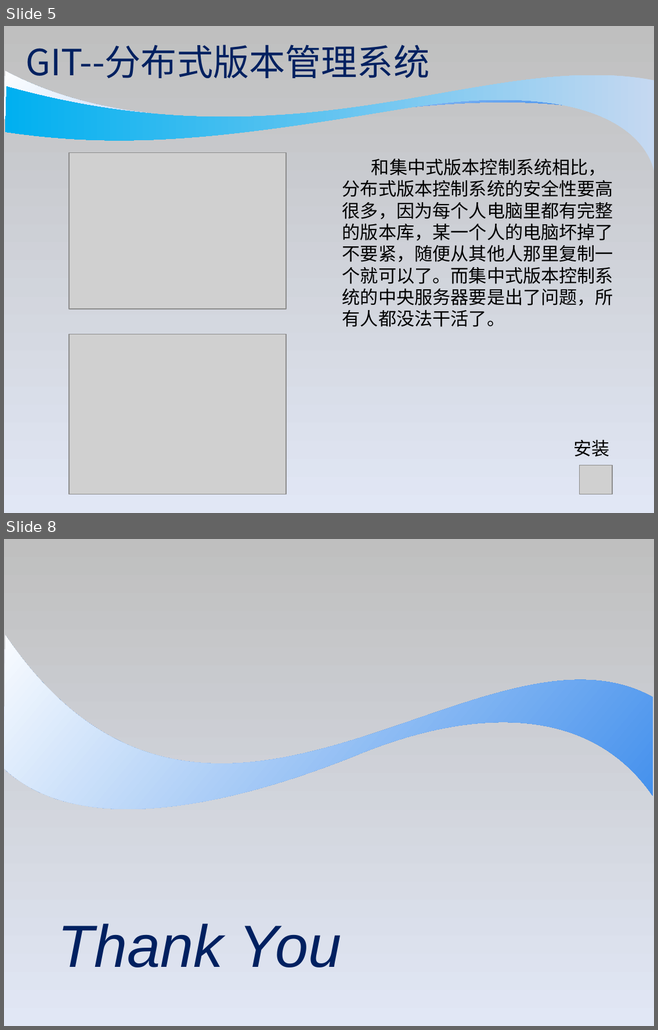
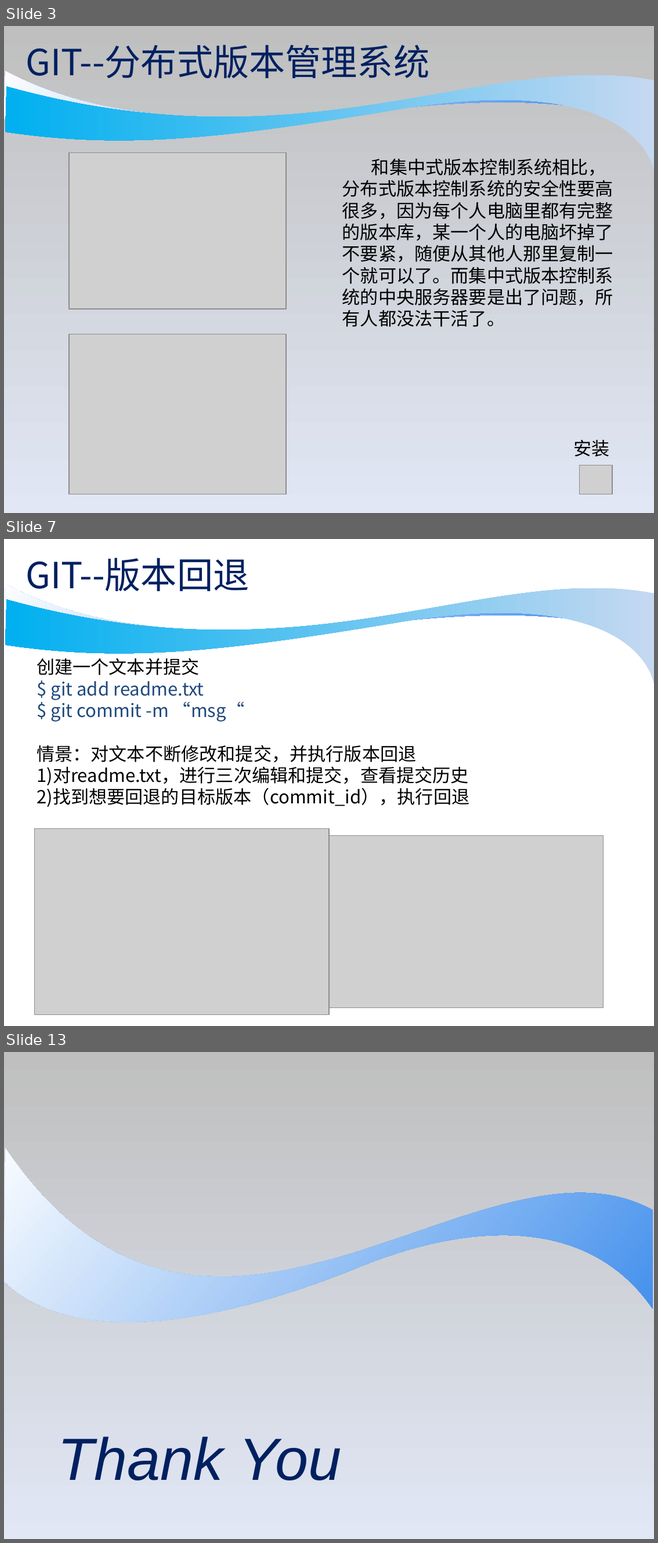
Before and after one commit to wobushixianyu/GitSkillSharing, a slide deck: git_skill_sharing.ppt. Shown one above the other, each under a label of ours: slides 5 and 8 before the commit, slides 3, 7 and 13 after it; the slides between them are not shown. The pictures are 658x1030 and 658x1543 pixels, drawn with LibreOffice and Linux fonts; fonts in the diff are those of the drawing; grey boxes stand for pictures; background and template pictures are left out. Boxes give left, top, right and bottom in pixels: in the first picture for what was removed or moved away, otherwise in the second. Text is boxed around its words. In the diff, an @@ line names an element or a change of style, - is before the commit and + after.

```diff
--- a/git_skill_sharing.ppt
+++ b/git_skill_sharing.ppt
@@ slide 7 added at bbox=[4, 539, 654, 1026], background #FFFFFF; not listed: 2 template elements that a slide beside it also shows @@
@@ title added at bbox=[25, 558, 249, 597], 40 pt, text #002060 @@
+GIT--版本回退
@@ text added at bbox=[36, 658, 469, 807], 20 pt, text #000000 @@
+创建一个文本并提交
+$ git add readme.txt
+$ git commit -m “msg“
+情景：对文本不断修改和提交，并执行版本回退
+1)对readme.txt，进行三次编辑和提交，查看提交历史
+2)找到想要回退的目标版本（commit_id），执行回退
@@ picture added at bbox=[35, 829, 329, 1015] @@
@@ picture added at bbox=[329, 836, 603, 1008] @@
@@ what was slide 5 is now slide 3 @@
@@ what was slide 8 is now slide 13 @@
```
Also in this commit, not shown: 4 slides changed, 5 other slides added, 1 slide removed.
